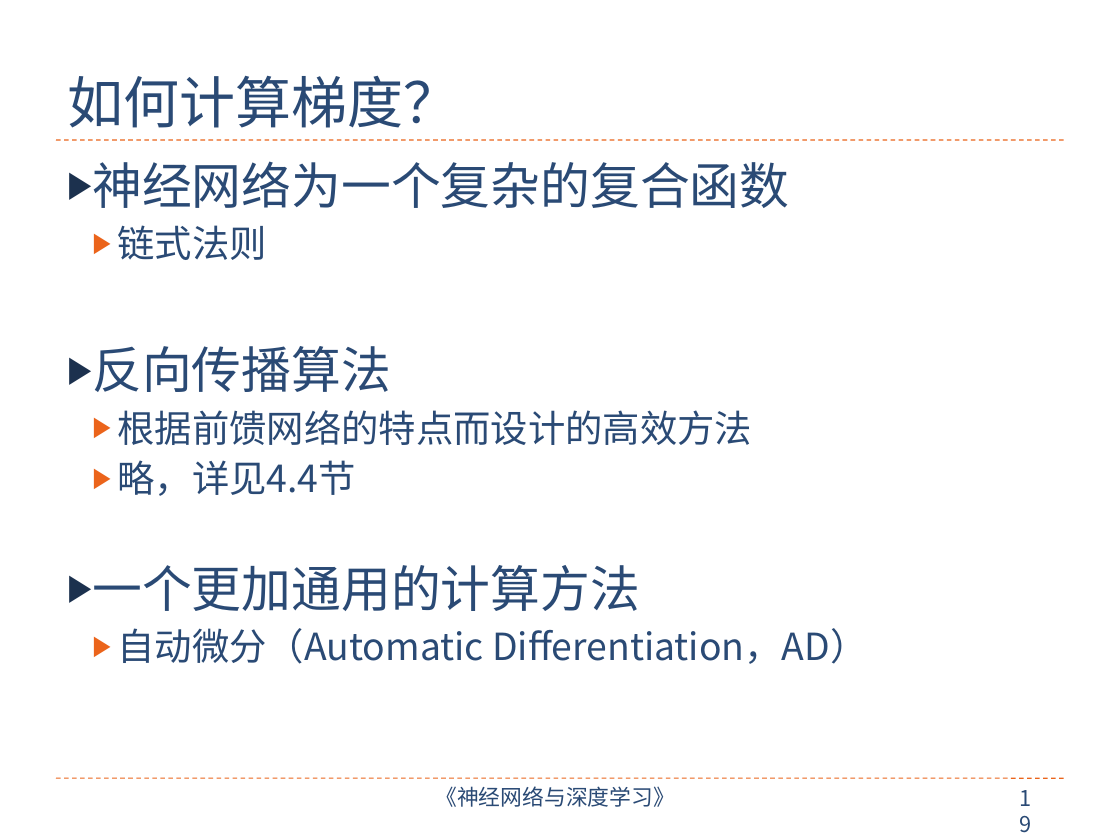
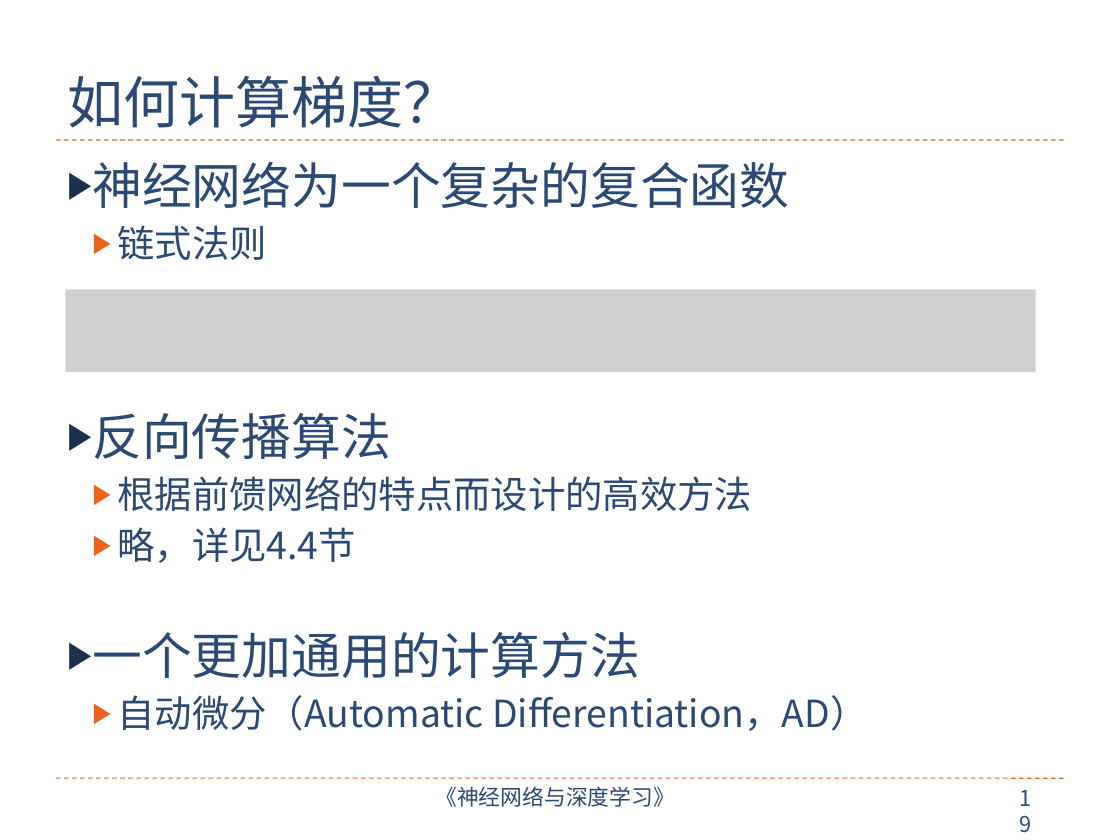
Before and after one commit to nndl/nndl.github.io, a slide deck: slide 19 of ppt/chap-前馈神经网络.pptx. Drawn at 1120x840 pixels with LibreOffice and Linux fonts; fonts in the diff are those of the drawing; grey boxes stand for pictures. Boxes give left, top, right and bottom in pixels: in the first picture for what was removed or moved away, otherwise in the second. Text is boxed around its words. In the diff, an @@ line names an element or a change of style, - is before the commit and + after.

```diff
--- a/ppt/chap-前馈神经网络.pptx
+++ b/ppt/chap-前馈神经网络.pptx
@@ text "神经网络为一个复杂的复合函数" rewrapped from <box>92,161,867,664</box> to <box>92,161,867,731</box> @@
@@ picture added at <box>65,289,1035,372</box> @@
```
Also in this commit, not shown: 2 other slides changed.
